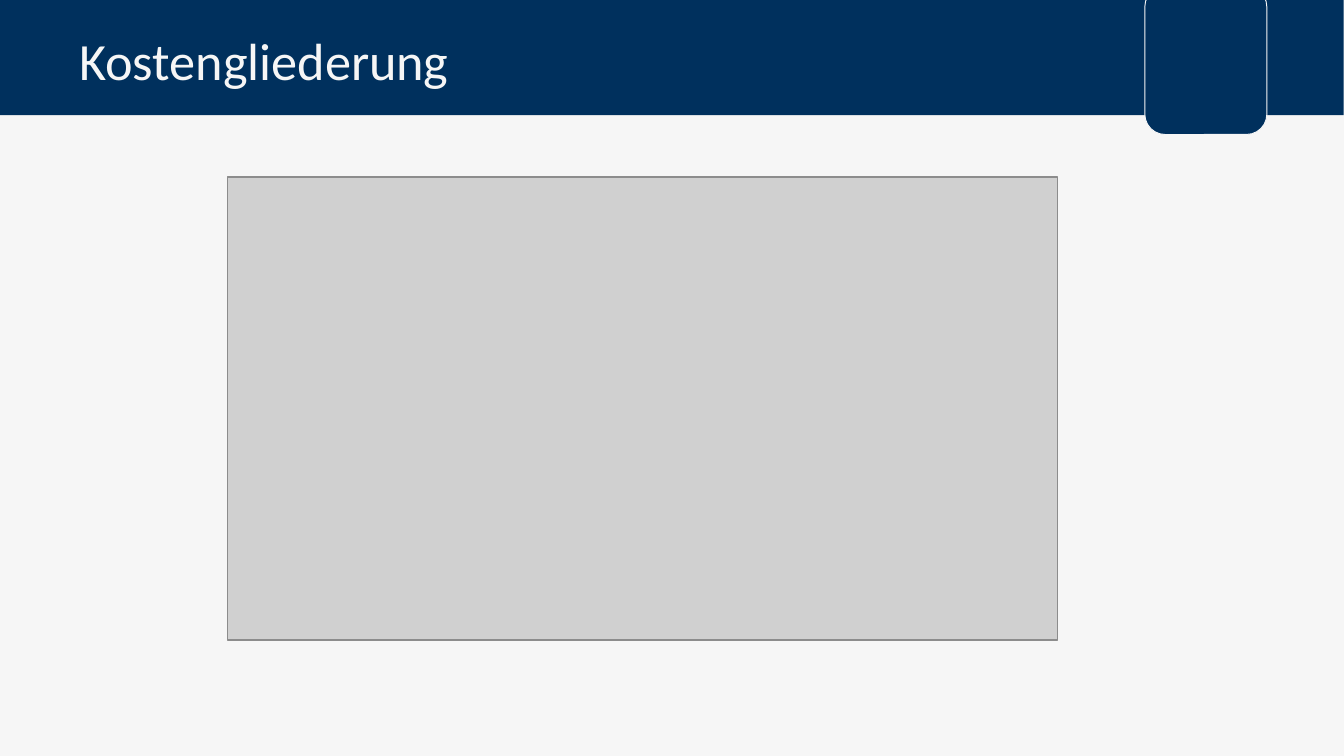
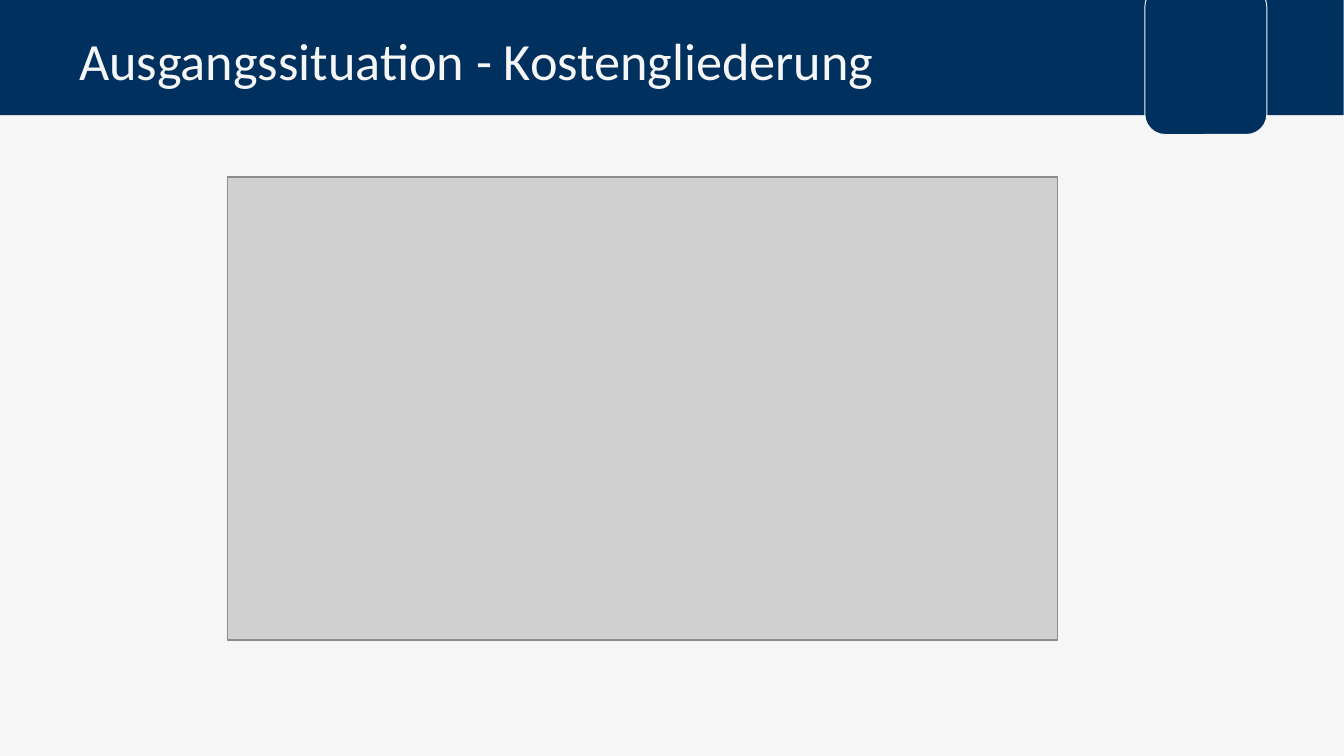
Before and after one commit to FlowBYRN/BaMaterialStandartisation, a slide deck: slide 10 of documents/Verteidigung.pptx (slide 11 before the commit). Drawn at 1344x756 pixels with LibreOffice and Linux fonts; fonts in the diff are those of the drawing; grey boxes stand for pictures; background and template pictures are left out. Boxes give left, top, right and bottom in pixels: in the first picture for what was removed or moved away, otherwise in the second. Text is boxed around its words. In the diff, an @@ line names an element or a change of style, - is before the commit and + after.

```diff
--- a/documents/Verteidigung.pptx
+++ b/documents/Verteidigung.pptx
@@ title at bbox=[79, 43, 873, 89]: text changed @@
-Kostengliederung
+Ausgangssituation - Kostengliederung
```
Also in this commit, not shown: 13 other slides changed, 22 slides added, 14 slides removed, 1 other file.
